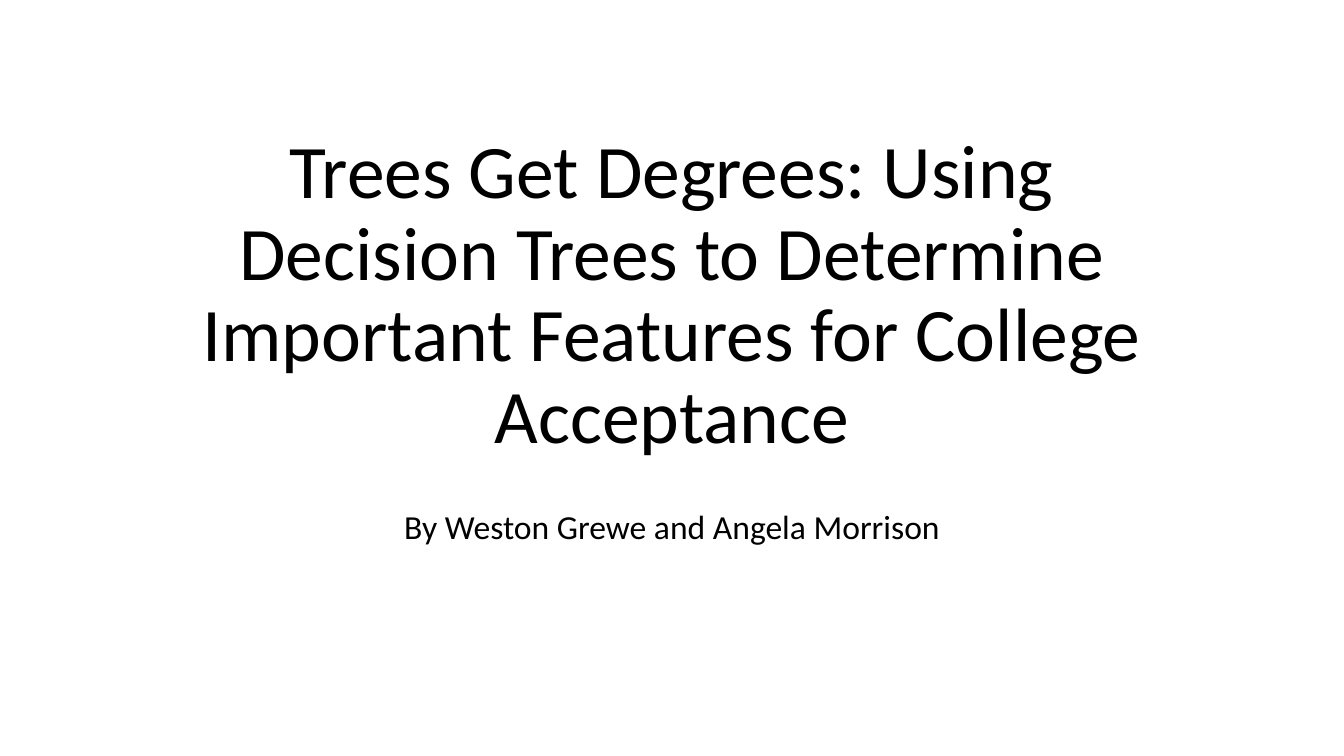
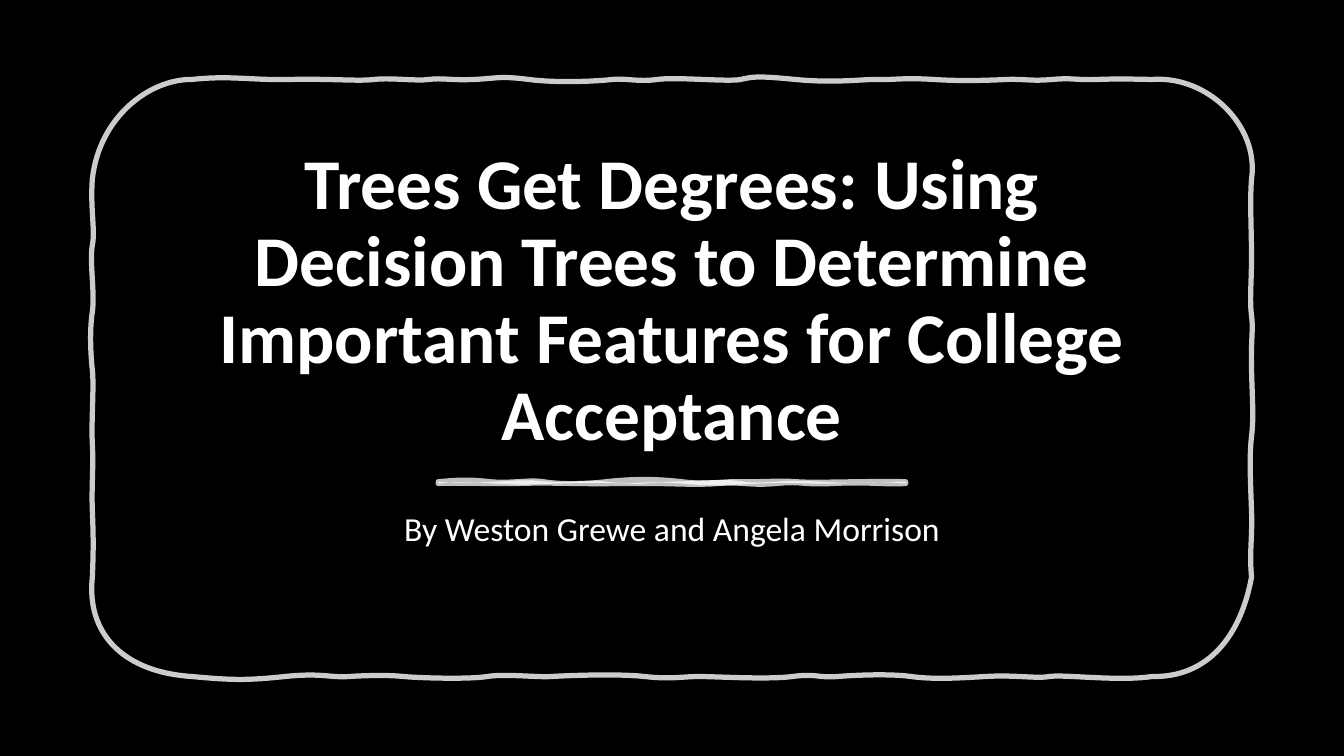
Before and after one commit to DillWithIt77/D2P-Spring-2021, a slide deck: slide 1 of Trees Get Degrees.pptx. Drawn at 1344x756 pixels with LibreOffice and Linux fonts; fonts in the diff are those of the drawing; background and template pictures are left out. Boxes give left, top, right and bottom in pixels: in the first picture for what was removed or moved away, otherwise in the second. Text is boxed around its words. In the diff, an @@ line names an element or a change of style, - is before the commit and + after.

```diff
--- a/Trees Get Degrees.pptx
+++ b/Trees Get Degrees.pptx
@@ background #FFFFFF to picture (left out) @@
@@ freeform shape added at [93, 80, 1252, 677], outline #FFFFFF 3.75 pt @@
@@ title "Trees Get Degrees: Using Decision ...": place and size @@
-title "Trees Get Degrees: Using Decision ..." at [203, 146, 1141, 456]
+title "Trees Get Degrees: Using Decision ..." at [219, 159, 1124, 452]
@@ title "Trees Get Degrees: Using Decision ..." at [219, 159, 1124, 452]: size 54 to 51 pt, text colour #000000 to #FFFFFF, bold on @@
@@ subtitle "By Weston Grewe and Angela ..." at [404, 517, 940, 547]: text colour #000000 to #FFFFFF @@
@@ freeform shape added at [439, 482, 906, 484], fill #FFFFFF at 75% opacity, outline #FFFFFF 3.5 pt @@
```
Also in this commit, not shown: 7 other slides changed, 1 slide added.
